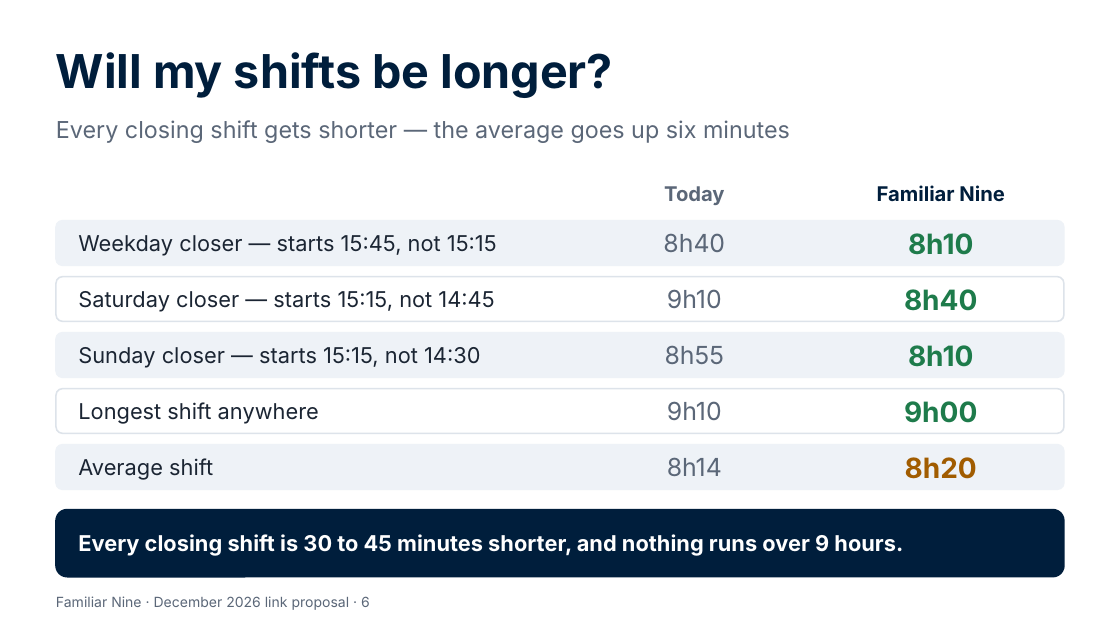
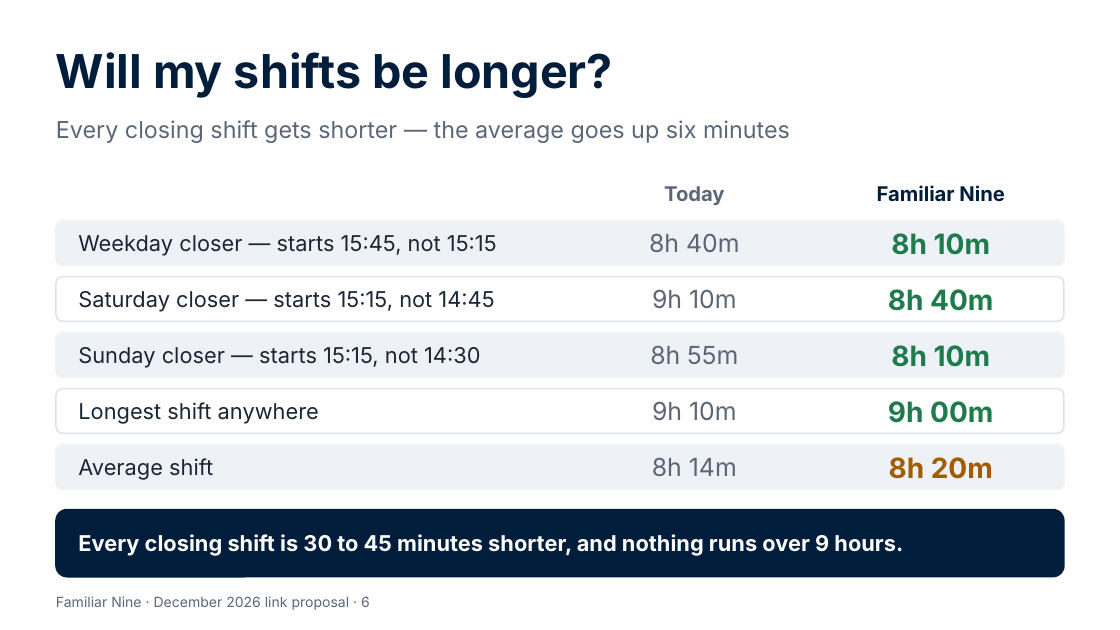
Before and after one commit to Garethdavidmiller/roster-app, a slide deck: slide 6 of docs/proposals/presentations/Familiar-Nine-for-colleagues.pptx. Drawn at 1120x630 pixels with LibreOffice and Linux fonts; fonts in the diff are those of the drawing. Boxes give left, top, right and bottom in pixels: in the first picture for what was removed or moved away, otherwise in the second. Text is boxed around its words. In the diff, an @@ line names an element or a change of style, - is before the commit and + after.

```diff
--- a/docs/proposals/presentations/Familiar-Nine-for-colleagues.pptx
+++ b/docs/proposals/presentations/Familiar-Nine-for-colleagues.pptx
@@ text at <box>649,233,739,252</box>: text changed @@
-8h40
+8h 40m
@@ text at <box>891,233,990,255</box>: text changed @@
-8h10
+8h 10m
@@ text at <box>652,289,736,308</box>: text changed @@
-9h10
+9h 10m
@@ text at <box>888,289,993,311</box>: text changed @@
-8h40
+8h 40m
@@ text at <box>650,346,738,364</box>: text changed @@
-8h55
+8h 55m
@@ text at <box>891,345,990,367</box>: text changed @@
-8h10
+8h 10m
@@ text at <box>652,401,736,420</box>: text changed @@
-9h10
+9h 10m
@@ text at <box>888,401,993,423</box>: text changed @@
-9h00
+9h 00m
@@ text at <box>652,457,737,476</box>: text changed @@
-8h14
+8h 14m
@@ text at <box>889,457,993,479</box>: text changed @@
-8h20
+8h 20m
```
Also in this commit, not shown: 4 other slides changed, 18 other files.
